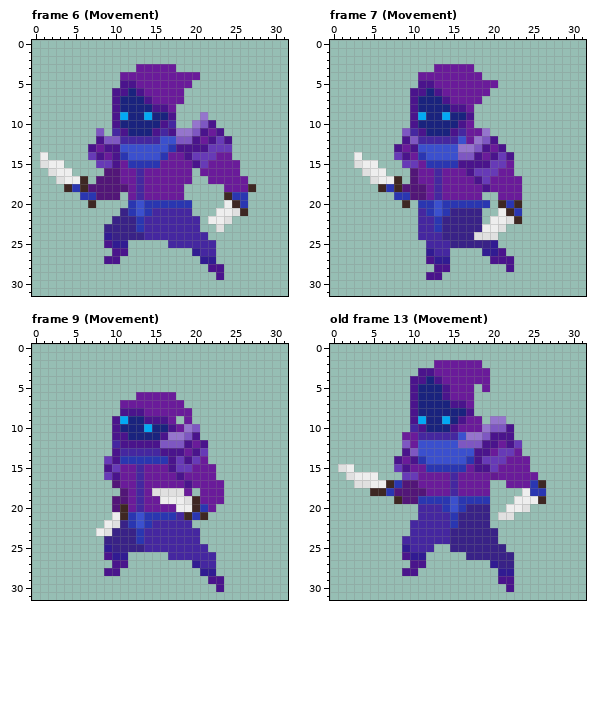
Two states of a pixel-art file, Assets/Sprites/Asperite files/NewPurpleGuy.aseprite. The first picture shows the starting point.
32x32 pixels, 27 frames. Shown: frame 6 (Movement), frame 7 (Movement), frame 9 (Movement), old frame 13 (Movement). The commit also changed other frames, which this record leaves out.
Once edited:
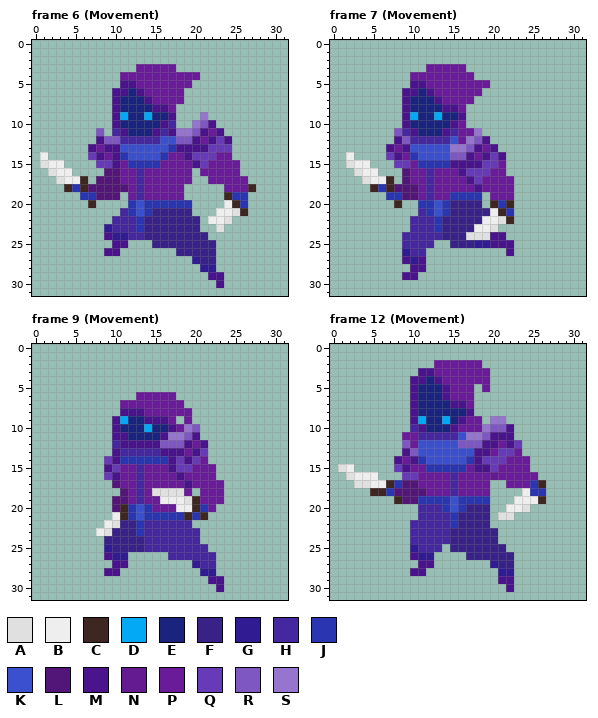
Palette (. is transparent): A #e0e0e0  B #eeeeee  C #3e2723  D #03a9f4  E #1a237e  F #392287  G #311b92  H #4527a0  J #2a36b1  K #3b50ce  L #521678  M #4a148c  N #641a91  P #6a1b9a  Q #673ab7  R #7e57c2  S #9575cd
Changes in this commit:
frames 27 -> 26
Frame 6 (Movement):
y 21: x 11 F -> H; x 15..19 HHHHH -> FFFFF
y 22: x 10..12 FFF -> HHH; x 14..20 HHHHHHH -> FFFFFFF
y 23: x 9..12 FFFF -> GHHH; x 14..20 HHHHHHH -> FFFFFFF
y 24: x 9..21 GFFFFHHHHHHHH -> MGGHHFFFFFFFF
y 25: x 9..11 MGG -> .MM; x 15..22 ..HHHHHH -> FFFFFFFF
y 26: x 9 . -> M; x 11 M -> .; x 18..22 ..GHH -> FFFFF
y 27: x 9..10 MM -> ..; x 20..22 .GG -> GFF
y 28: x 21..23 .MM -> GG.
y 29: x 22 . -> M
y 30: x 23 . -> M
Frame 7 (Movement):
y 3: x 12 . -> P; x 17 P -> .
y 4: x 10 . -> P; x 18 P -> .
y 5: x 10 . -> M; x 12 M -> P; x 20 P -> .
y 6: x 9 . -> M; x 11..13 MEM -> EMP; x 19 P -> .
y 7: x 9..10 .M -> ME; x 13..14 EM -> MP; x 18 P -> .
y 8: x 9..10 .M -> ME; x 14 E -> M; x 16..17 MP -> P.
y 9: x 9..11 .MD -> MDE; x 13..14 ED -> DE; x 16..17 EM -> M.
y 10: x 9..10 .M -> ME; x 15..17 EMP -> MP.
y 11: x 8..11 .RHM -> RHME; x 14..16 EMH -> MHP; x 18..19 PS -> S.
y 12: x 8..10 .MR -> MRH; x 15..20 HKPSRM -> KPSRM.
y 13: x 7..10 .MPM -> MPMK; x 15 K -> S; x 17..21 SRMPM -> RMPM.
y 14: x 2..3 .B -> B.; x 7..11 .QMPJ -> QMPJK; x 15 K -> R; x 17..22 RMPMQM -> MPMQM.
y 15: x 2..3 .A -> AB; x 5 B -> .; x 8 . -> Q; x 10..11 QP -> PJ; x 15 J -> M; x 19 M -> Q; x 21..22 QP -> P.
y 16: x 3..4 .A -> AB; x 6 B -> .; x 9..10 .L -> LP; x 12..13 PH -> HP; x 16..17 PM -> MQ; x 20 Q -> P; x 22 P -> .
y 17: x 4..5 .A -> AB; x 7..10 BC.L -> C.LP; x 12..13 PH -> HP; x 17..19 PMQ -> MQP; x 23 P -> .
y 18: x 5..8 .CJC -> CJCL; x 11..13 LPH -> PHP; x 18..19 PM -> MP; x 23 P -> .
y 19: x 7 . -> J; x 9 J -> L; x 11..13 LPH -> PHP; x 15..18 PPPP -> JJJJ; x 20 . -> P; x 23 P -> .
y 20: x 8..9 .C -> C.; x 15..23 JJJJJ.CJC -> FFFF.CJC.
y 21: x 19..23 ..BCJ -> FBCJ.
y 22: x 10 . -> H; x 19 . -> B; x 21..23 BAC -> AC.
y 23: x 10 . -> H; x 18 F -> B; x 20..21 BA -> A.
y 24: x 9..10 .. -> HH; x 17 F -> A; x 20..21 A. -> MM
y 25: x 9..11 ... -> HHH; x 13..14 HH -> ..; x 18..22 FFG.. -> GGMMM
y 26: x 9..14 ...GHH -> GHH...; x 19..22 GGM. -> ...M
y 27: x 9..14 ...MGG -> MGM...; x 20..22 MMM -> ...
y 28: x 10..11 .. -> MM; x 13..14 MM -> ..; x 22 M -> .
y 29: x 9..10 .. -> MM; x 12..13 MM -> ..
Frame 9 (Movement):
y 20: x 12..14 PHP -> JKJ
y 21: x 18 H -> J
y 22: x 12..14 JKJ -> FJH
y 24: x 13 J -> F
Frame 12 (Movement) against old frame 13 (Movement):
y 24: x 9 H -> .
y 25: x 9..10 GH -> .G; x 13 . -> H
y 26: x 9..10 MG -> .M; x 12 . -> G
y 27: x 10 M -> .; x 12 . -> M
y 28: x 9 M -> .; x 11 . -> M
Where, in picture pixels (left, top, right, bottom), the same in both pictures:
changed: (104, 208, 224, 288)
changed: (346, 64, 522, 280)
changed: (128, 504, 152, 544)
changed: (176, 512, 184, 520)
changed: (402, 536, 442, 576)
